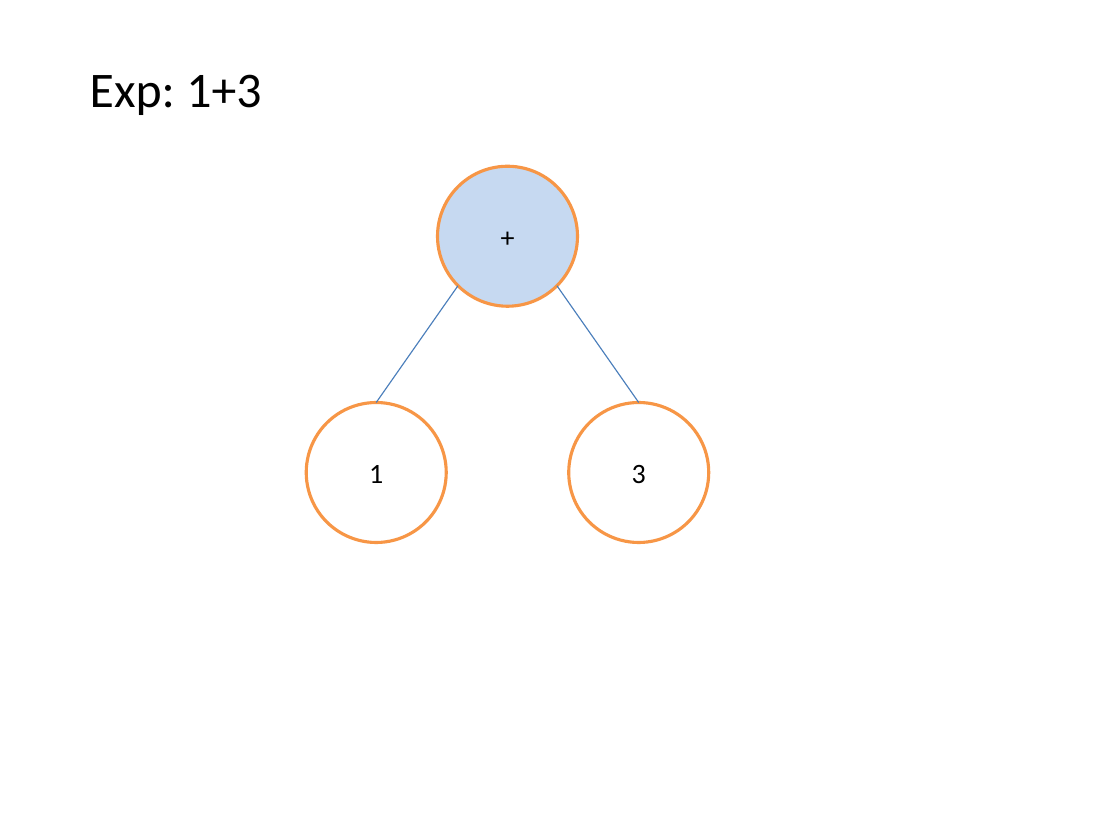
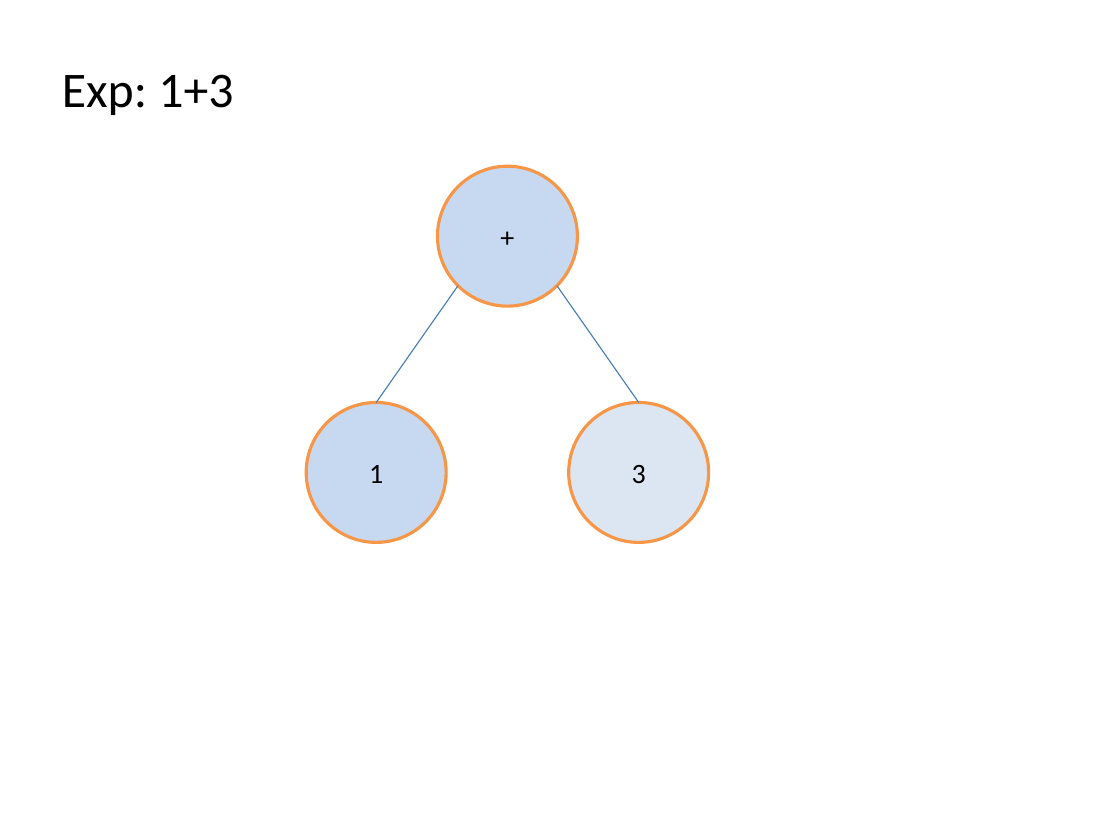
Before and after one commit to darlissonmar/compz-equipe-05-2013-1, a slide deck: slide 4 of trabalho-04/Apresentacao/Arvores Sintaticas.pptx (slide 2 before the commit). Drawn at 1120x840 pixels with LibreOffice and Linux fonts; fonts in the diff are those of the drawing. Boxes give left, top, right and bottom in pixels: in the first picture for what was removed or moved away, otherwise in the second. Text is boxed around its words. In the diff, an @@ line names an element or a change of style, - is before the commit and + after.

```diff
--- a/trabalho-04/Apresentacao/Arvores Sintaticas.pptx
+++ b/trabalho-04/Apresentacao/Arvores Sintaticas.pptx
@@ text "Exp: 1+3": place and size @@
-text "Exp: 1+3" at bbox=[90, 74, 261, 115]
+text "Exp: 1+3" at bbox=[62, 74, 233, 115]
@@ line (458, 286) - (376, 402): stroke #4B7EBC 0.75 pt to #4A7EBB 0.74 pt @@
@@ line (557, 286) - (638, 402): stroke #4B7EBC 0.75 pt to #4A7EBB 0.74 pt @@
@@ ellipse "1" at bbox=[306, 402, 446, 542]: fill #FFFFFF to #C6D9F1; outline #F79646 2 pt to #F79646 2.01 pt @@
@@ ellipse "3" at bbox=[569, 402, 709, 542]: fill #FFFFFF to #DCE6F2; outline #F79646 2 pt to #F79646 2.01 pt @@
```
Also in this commit, not shown: 33 other slides changed.
